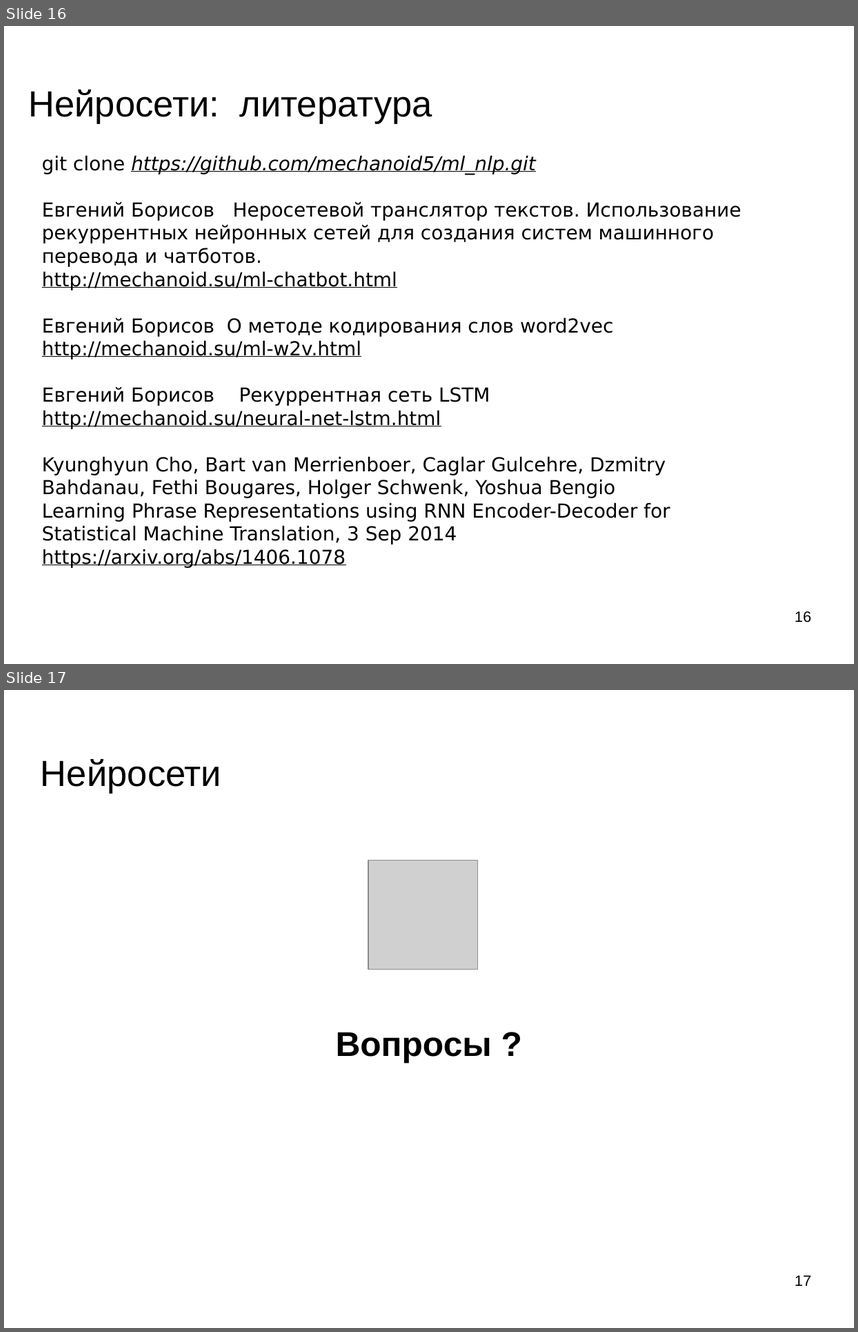
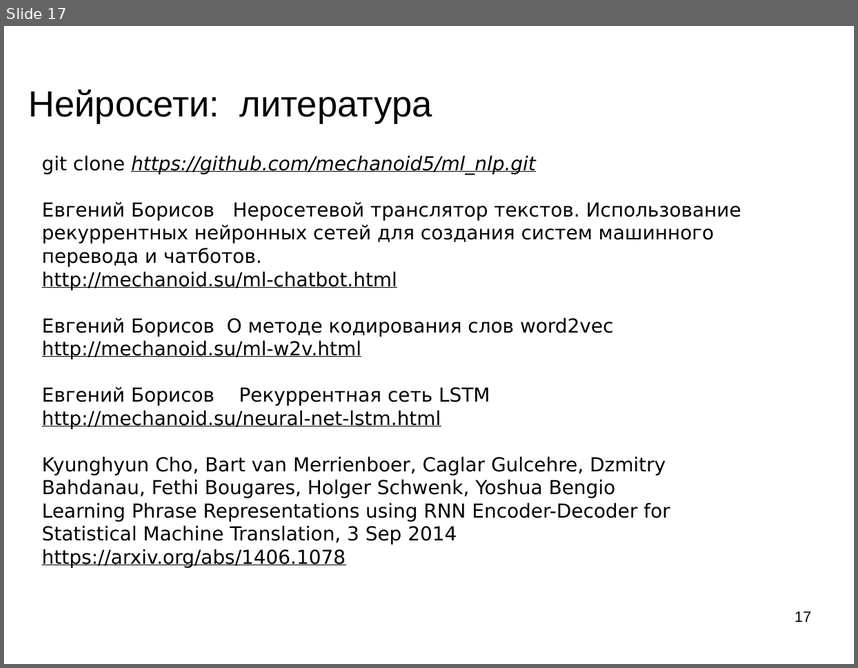
Before and after one commit to mechanoid5/ml_nlp_2022, a slide deck: 05-seq2seq.odp. Shown one above the other, each under a label of ours: slides 16 and 17 before the commit, slide 17 after it. The pictures are 858x1332 and 858x668 pixels, drawn with LibreOffice and Linux fonts; fonts in the diff are those of the drawing; grey boxes stand for pictures; background and template pictures are left out. Boxes give left, top, right and bottom in pixels: in the first picture for what was removed or moved away, otherwise in the second. Text is boxed around its words. In the diff, an @@ line names an element or a change of style, - is before the commit and + after.

```diff
--- a/05-seq2seq.odp
+++ b/05-seq2seq.odp
@@ slide 17 removed at <box>4,690,854,1328</box>, background picture (left out) @@
@@ title removed at <box>41,759,221,793</box> @@
-Нейросети
@@ picture removed at <box>368,860,477,970</box> @@
@@ subtitle removed at <box>336,1032,492,1062</box> @@
-Вопросы ?
@@ page number removed at <box>795,1275,811,1285</box> @@
-17
@@ what was slide 16 is now slide 17 @@
@@ page number at <box>795,611,811,621</box>: text changed @@
-16
+17
```
Also in this commit, not shown: 1 slide added, 10 other files.
